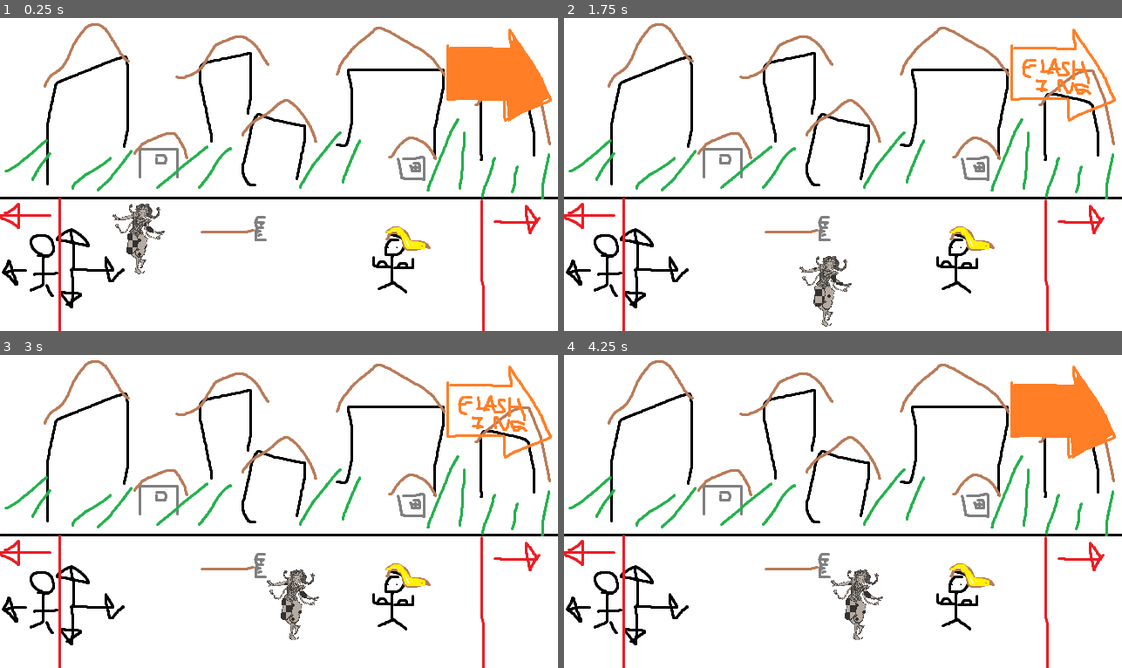
Above: before the commit, frames 1-4 (two rows, left to right).
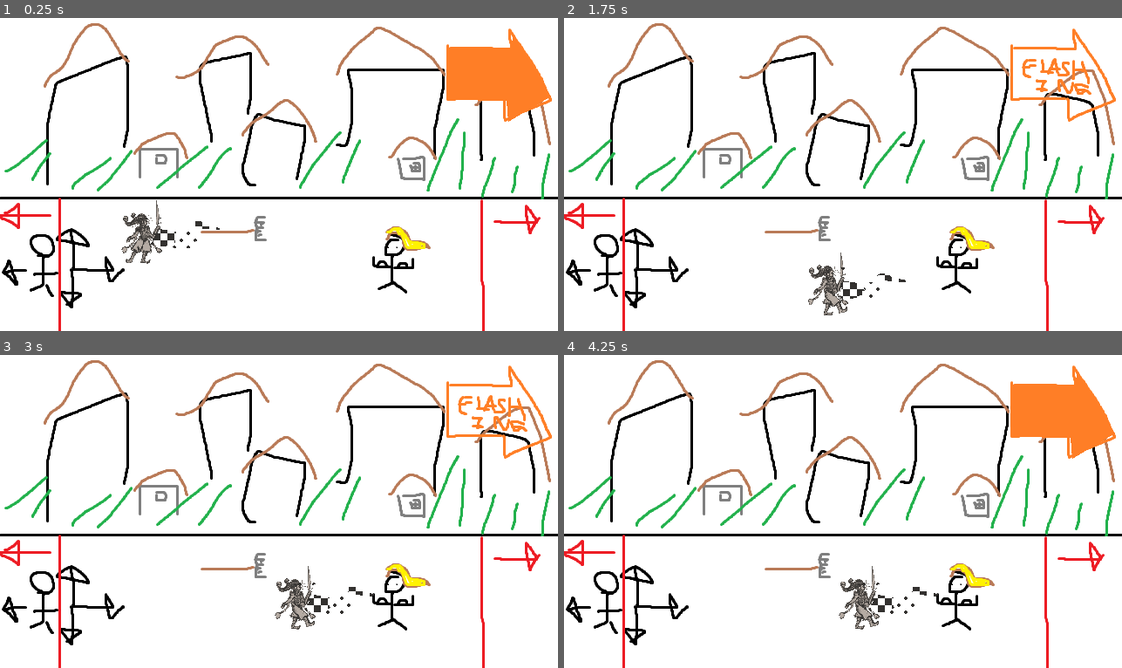
Above: after the commit, the same moments.

Repository: danielday-dev/UOP-GGJ-2024
Game: Godot game, scene res://Scenes/Stage1.tscn
Two runs of this game, one before a commit and one after it. Both use one fixed random seed, a clock stepped at 60 frames per second and the inputs below.
Inputs:
- Up to frame 1 (0.25 s): no input
- Up to frame 2 (1.75 s): tap Enter at 0.5 s; hold D (move_right) 0.53-1.28 s; hold U (attack1) 0.53-1.28 s; hold S (move_down) from 1.28 s (still down); tap I (attack2) at 1.35 s
- Up to frame 3 (3 s): release S (move_down) at 2.03 s; hold D (move_right) 2.03-2.78 s; hold K (beans) 2.03-2.78 s; hold W (move_up) from 2.78 s (still down); tap J (dodge) at 2.85 s
- Up to frame 4 (4.25 s): tap Space at 3.5 s; release W (move_up) at 3.53 s; hold A (move_left) from 3.53 s (still down); hold U (attack1) from 3.53 s (still down)

The runs differ from the first frame. In frame 1, 1.0% of the frame differs, in the area x 20-40%, y 58-82%; in frame 2, 1.0%; in frame 3, 1.0%, in the area x 47-68%, y 67-92%; in frame 4, 1.0%.

Commit message:
Added more player assets + slime.

Diff:
--- a/Prefabs/Player.tscn
+++ b/Prefabs/Player.tscn
@@ -1,16 +1,18 @@
-[gd_scene load_steps=11 format=3 uid="uid://w0vu14krjed8"]
+[gd_scene load_steps=13 format=3 uid="uid://w0vu14krjed8"]
 
 [ext_resource type="Script" path="res://Source/Player.gd" id="1_5tybj"]
 [ext_resource type="Texture2D" uid="uid://dcbfl12e1436o" path="res://Resources/Player/Player_Temp.png" id="2_e2lat"]
 [ext_resource type="Material" uid="uid://cwsdio01qvcmn" path="res://Resources/Player/Player_Shader.tres" id="2_se5sf"]
-[ext_resource type="Texture2D" uid="uid://qs87400yivoc" path="res://Resources/Player/Player_Mask_Grid.png" id="3_br0mr"]
 [ext_resource type="Texture2D" uid="uid://bt6u3q54udja6" path="res://Resources/DefaultTexture.png" id="4_74ljy"]
+[ext_resource type="Texture2D" uid="uid://cotk2ke81lhb" path="res://Resources/Player/Player_Temp_Light.png" id="5_qvxf6"]
+[ext_resource type="Texture2D" uid="uid://w1inxvy85ax" path="res://Resources/Player/Player_Temp_Idle.png" id="6_s8qij"]
+[ext_resource type="Texture2D" uid="uid://bdvsg54y2o5xy" path="res://Resources/Player/Player_Temp_Moving.png" id="7_4v28w"]
 
 [sub_resource type="SpriteFrames" id="SpriteFrames_l2o41"]
 animations = [{
 "frames": [{
 "duration": 1.0,
-"texture": ExtResource("3_br0mr")
+"texture": ExtResource("2_e2lat")
 }],
 "loop": false,
 "name": &"beans",
@@ -26,7 +28,7 @@
 }, {
 "frames": [{
 "duration": 1.0,
-"texture": ExtResource("4_74ljy")
+"texture": ExtResource("5_qvxf6")
 }],
 "loop": false,
 "name": &"featherLight",
@@ -34,7 +36,7 @@
 }, {
 "frames": [{
 "duration": 1.0,
-"texture": ExtResource("2_e2lat")
+"texture": ExtResource("6_s8qij")
 }],
 "loop": true,
 "name": &"idle",
@@ -42,7 +44,7 @@
 }, {
 "frames": [{
 "duration": 1.0,
-"texture": ExtResource("2_e2lat")
+"texture": ExtResource("7_4v28w")
 }],
 "loop": true,
 "name": &"moving",
@@ -68,8 +70,8 @@
 [node name="Sprite" type="AnimatedSprite2D" parent="."]
 texture_filter = 1
 material = ExtResource("2_se5sf")
-position = Vector2(1, -29)
-scale = Vector2(0.16, 0.16)
+position = Vector2(47, -34)
+scale = Vector2(0.203324, 0.203324)
 sprite_frames = SubResource("SpriteFrames_l2o41")
 animation = &"beans"
 
--- /dev/null
+++ b/Prefabs/Slime.tscn
@@ -0,0 +1,75 @@
+[gd_scene load_steps=9 format=3 uid="uid://c061nideiavcb"]
+
+[ext_resource type="Script" path="res://Source/Enemy.gd" id="1_wqrsb"]
+[ext_resource type="Texture2D" uid="uid://lpsuac0lcc51" path="res://Resources/Slime/Slime_Idle.png" id="3_be4le"]
+[ext_resource type="Texture2D" uid="uid://7lbsruaor7j3" path="res://Resources/Slime/Slime_Yum1.png" id="3_or8od"]
+[ext_resource type="Texture2D" uid="uid://dbx05upx2h3l5" path="res://Resources/Slime/Slime_Yum2.png" id="4_jm00p"]
+
+[sub_resource type="SpriteFrames" id="SpriteFrames_76u1f"]
+animations = [{
+"frames": [{
+"duration": 1.0,
+"texture": ExtResource("3_be4le")
+}],
+"loop": true,
+"name": &"idle",
+"speed": 5.0
+}, {
+"frames": [{
+"duration": 1.0,
+"texture": ExtResource("3_be4le")
+}],
+"loop": true,
+"name": &"moving",
+"speed": 5.0
+}, {
+"frames": [{
+"duration": 1.0,
+"texture": ExtResource("3_or8od")
+}, {
+"duration": 1.0,
+"texture": ExtResource("3_or8od")
+}, {
+"duration": 1.0,
+"texture": ExtResource("4_jm00p")
+}],
+"loop": false,
+"name": &"yom",
+"speed": 5.0
+}]
+
+[sub_resource type="CapsuleShape2D" id="CapsuleShape2D_xnljt"]
+radius = 14.0
+height = 34.0
+
+[sub_resource type="RectangleShape2D" id="RectangleShape2D_8yvex"]
+size = Vector2(24, 32.75)
+
+[sub_resource type="RectangleShape2D" id="RectangleShape2D_dv6ud"]
+size = Vector2(53, 20)
+
+[node name="Slime" type="CharacterBody2D"]
+script = ExtResource("1_wqrsb")
+
+[node name="Sprite" type="AnimatedSprite2D" parent="."]
+texture_filter = 1
+position = Vector2(-15, -16)
+scale = Vector2(0.203324, 0.203324)
+sprite_frames = SubResource("SpriteFrames_76u1f")
+animation = &"moving"
+
+[node name="Collider_Body" type="CollisionShape2D" parent="."]
+shape = SubResource("CapsuleShape2D_xnljt")
+
+[node name="Hitbox" type="Area2D" parent="."]
+
+[node name="HitboxCollider" type="CollisionShape2D" parent="Hitbox"]
+position = Vector2(0, 0.625)
+shape = SubResource("RectangleShape2D_8yvex")
+
+[node name="Yom" type="Area2D" parent="."]
+monitorable = false
+
+[node name="HurtboxCollider" type="CollisionShape2D" parent="Yom"]
+position = Vector2(-30, -1)
+shape = SubResource("RectangleShape2D_dv6ud")
Binary file added: Resources/Player/Player_Temp_Idle.png
Not shown, added: Resources/Player/Player_Temp_Idle.png.import
Binary file added: Resources/Player/Player_Temp_Light.png
Not shown, added: Resources/Player/Player_Temp_Light.png.import
Binary file added: Resources/Player/Player_Temp_Moving.png
Not shown, added: Resources/Player/Player_Temp_Moving.png.import
Binary file added: Resources/Slime/Slime_Idle.png
Not shown, added: Resources/Slime/Slime_Idle.png.import
Binary file added: Resources/Slime/Slime_Yum1.png
Not shown, added: Resources/Slime/Slime_Yum1.png.import
Binary file added: Resources/Slime/Slime_Yum2.png
Not shown, added: Resources/Slime/Slime_Yum2.png.import
